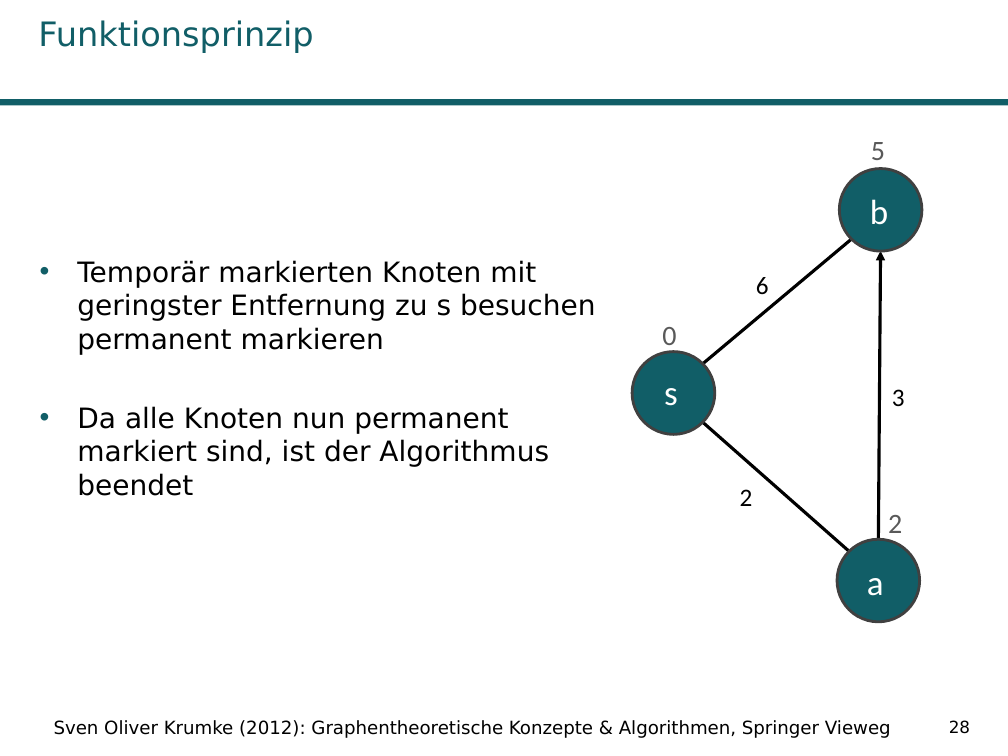
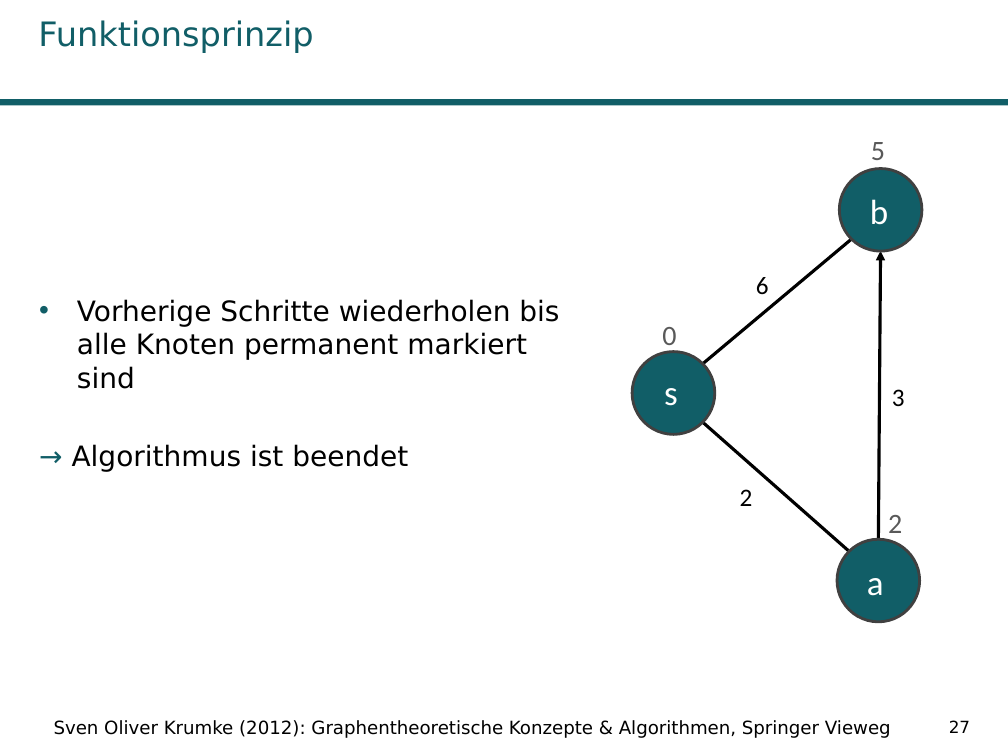
Before and after one commit to Kage0x3B/wissenschaftliches-arbeiten-praesentation, a slide deck: slide 27 of Präsentation Pfadplanungsalgorithmen.pptx (slide 28 before the commit). Drawn at 1008x756 pixels with LibreOffice and Linux fonts; fonts in the diff are those of the drawing; background and template pictures are left out. Boxes give left, top, right and bottom in pixels: in the first picture for what was removed or moved away, otherwise in the second. Text is boxed around its words. In the diff, an @@ line names an element or a change of style, - is before the commit and + after.

```diff
--- a/Präsentation Pfadplanungsalgorithmen.pptx
+++ b/Präsentation Pfadplanungsalgorithmen.pptx
@@ text at bbox=[72, 299, 559, 472]: text changed @@
-• Temporär markierten Knoten mit geringster Entfernung zu s besuchen permanent markieren
-• Da alle Knoten nun permanent markiert sind, ist der Algorithmus beendet
+• Vorherige Schritte wiederholen bis alle Knoten permanent markiert sind
+→ Algorithmus ist beendet
@@ page number at bbox=[949, 720, 970, 733]: text changed @@
-28
+27
```
Also in this commit, not shown: 12 other slides changed, 2 slides removed, 1 other file.
